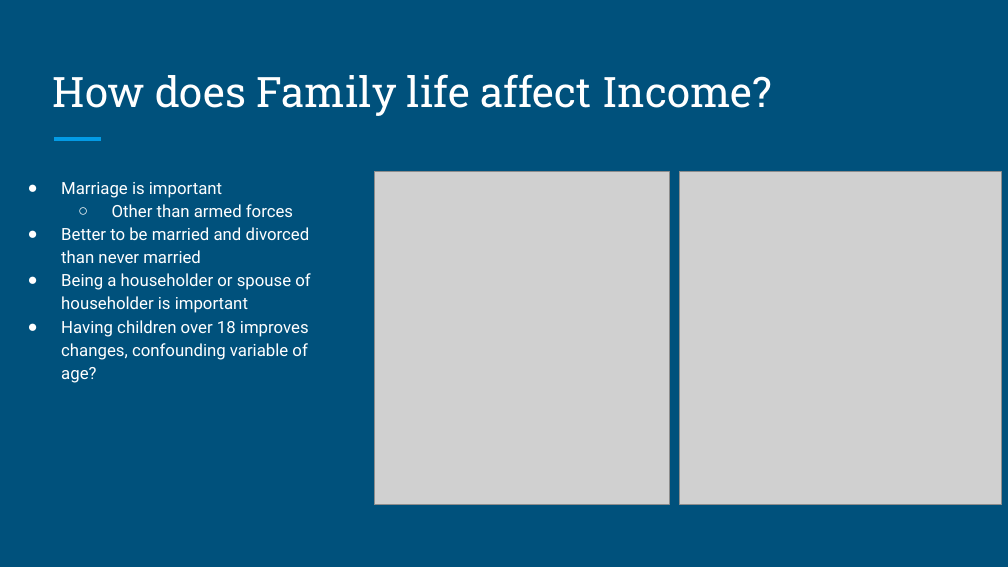
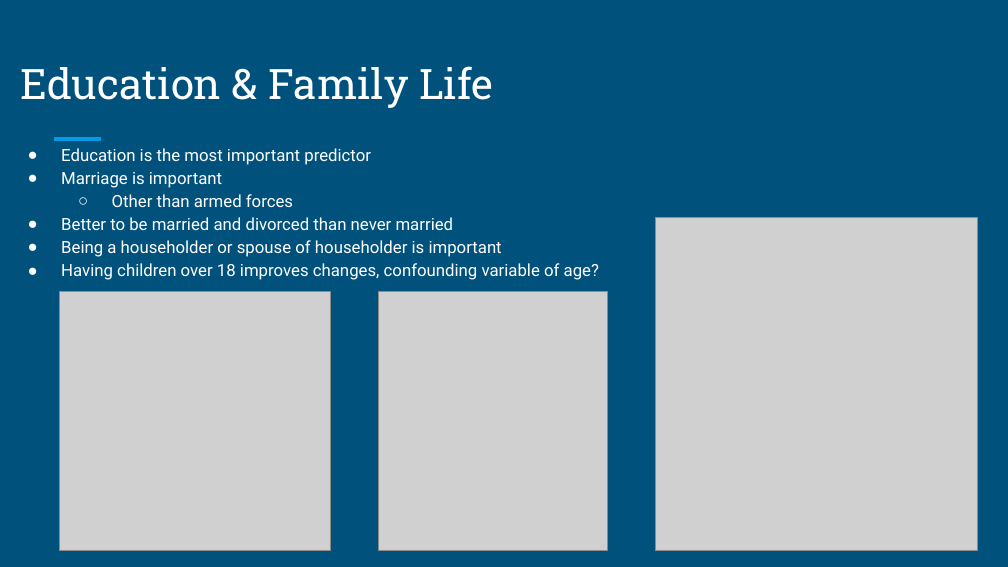
Before and after one commit to matthewgalloway/salary_predictions, a slide deck: slide 5 of Presentation.pptx (slide 3 before the commit). Drawn at 1008x567 pixels with LibreOffice and Linux fonts; fonts in the diff are those of the drawing; grey boxes stand for pictures. Boxes give left, top, right and bottom in pixels: in the first picture for what was removed or moved away, otherwise in the second. Text is boxed around its words. In the diff, an @@ line names an element or a change of style, - is before the commit and + after.

```diff
--- a/Presentation.pptx
+++ b/Presentation.pptx
@@ text "Education is the most important ...": place and size @@
-text "Education is the most important ..." at <box>61,182,310,383</box>
+text "Education is the most important ..." at <box>61,148,599,280</box>
@@ title at <box>21,66,493,108</box>: text changed @@
-How does Family life affect Income?
+Education & Family Life
@@ text at <box>61,148,371,165</box>: paragraph added @@
+● Education is the most important predictor
@@ picture: place and size @@
-picture at <box>679,172,1002,505</box>
+picture at <box>656,218,979,550</box>
@@ picture added at <box>59,292,331,550</box> @@
@@ picture: place and size @@
-picture at <box>374,172,669,505</box>
+picture at <box>379,292,608,550</box>
```
Also in this commit, not shown: 4 other slides changed, 6 slides added, 6 slides removed, 5 other files.
